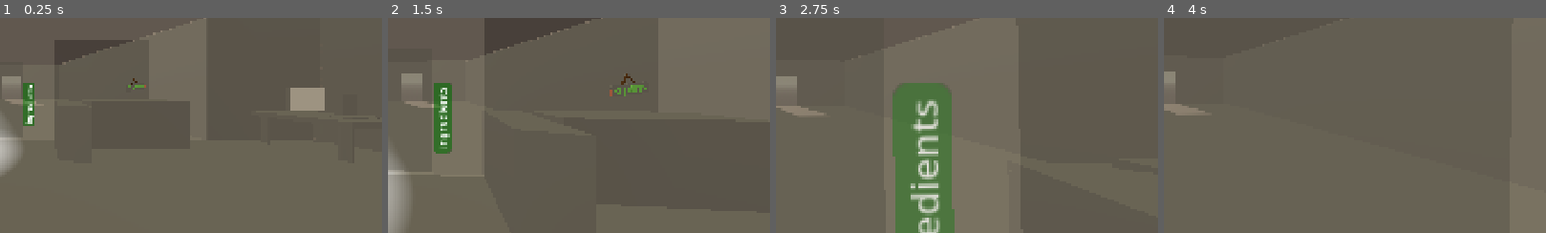
Above: before the commit, frames 1-4 (left to right).
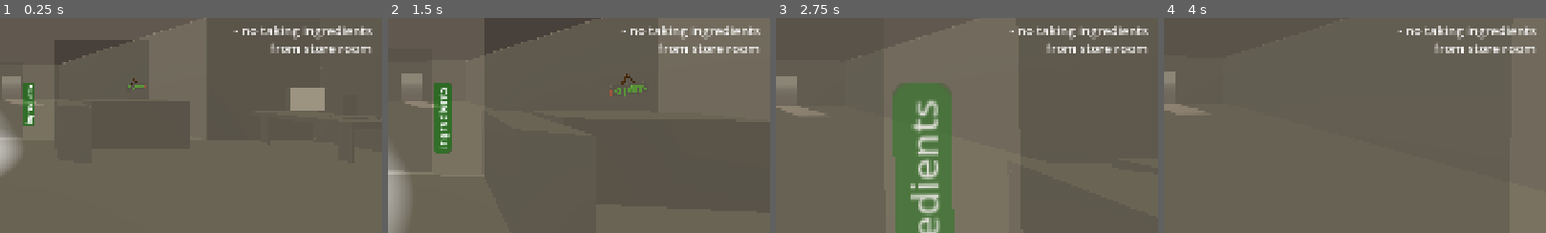
Above: after the commit, the same moments.

Repository: Sunday-Studio-Team/cafe
Game: Godot game, scene res://main.tscn
The game is run twice, just before and just after one commit, with the same random seed, the same clock (stepped at 60 frames per second) and the same inputs.
Inputs (mouse positions are % of the whole screen's width and height, from its top left):
- Up to frame 1 (0.25 s): no input
- Up to frame 2 (1.5 s): move the mouse to (55, 50) at 0.52 s; hold E (interact) 0.53-1.28 s; hold W (move_forward) from 0.53 s (still down); move the mouse to (45, 50) at 1.27 s; tap Shift (sprint) at 1.35 s
- Up to frame 3 (2.75 s): keep holding W (move_forward); move the mouse to (52, 48) at 2.02 s; tap I at 2.1 s
- Up to frame 4 (4 s): keep holding W (move_forward); move the mouse to (49, 52) at 2.77 s; tap E (interact) at 2.85 s; tap Enter at 3.5 s; move the mouse to (57, 51) at 3.52 s; hold Shift (sprint) from 3.53 s (still down)
The pictures show only the part of the screen within x 50-100%, y 35-85%; the shares and areas given below are measured in that part.

The runs differ from the first frame. In frame 1, 1.5% of the frame differs, in the area x 61-98%, y 3-17%; in frame 2, 1.4%; in frame 3, 1.5%; in frame 4, 1.4%.

Commit message:
tweaks + audio for ingredients meter stuff

Diff:
--- a/godot/ingredients_bag.tscn
+++ b/godot/ingredients_bag.tscn
@@ -4,15 +4,15 @@
 [ext_resource type="PackedScene" uid="uid://cr2t2yoape3ak" path="res://ingredients_bag_model.tscn" id="2_ernkv"]
 
 [sub_resource type="BoxShape3D" id="BoxShape3D_ernkv"]
-size = Vector3(0.2, 0.2, 0.2)
+size = Vector3(0.5, 0.5, 0.5)
 
 [node name="IngredientsBag" type="Area3D" unique_id=1055430729 node_paths=PackedStringArray("mesh")]
 script = ExtResource("1_ernkv")
 display_name = "pick up ingredients"
-mesh = NodePath("IngredientsBag")
+mesh = NodePath("IngredientsBagModel")
 metadata/_custom_type_script = "uid://cku66354bxktd"
 
-[node name="IngredientsBag" parent="." unique_id=2023250318 instance=ExtResource("2_ernkv")]
+[node name="IngredientsBagModel" parent="." unique_id=2023250318 instance=ExtResource("2_ernkv")]
 
 [node name="CollisionShape3D" type="CollisionShape3D" parent="." unique_id=1132246766]
 shape = SubResource("BoxShape3D_ernkv")
--- a/godot/ingredients_bag_model.tscn
+++ b/godot/ingredients_bag_model.tscn
@@ -9,7 +9,7 @@
 material = SubResource("StandardMaterial3D_4s4ns")
 size = Vector3(0.15, 0.15, 0.15)
 
-[node name="IngredientsBag" type="MeshInstance3D" unique_id=2023250318]
+[node name="IngredientsBagModel" type="MeshInstance3D" unique_id=2023250318]
 transform = Transform3D(-4.371139e-08, 0, -1, 0, 1, 0, 1, 0, -4.371139e-08, 0, 0, 0)
 mesh = SubResource("PrismMesh_431sx")
 
--- a/godot/machine.gd
+++ b/godot/machine.gd
@@ -16,6 +16,7 @@
 @export var fix_machine_button: Interactable
 @export var breakdown_timer: Timer
 @export var breakdown_sound: AudioStreamPlayer3D
+@export var no_ingredients_sound: AudioStreamPlayer3D
 @export var drink_customer_score_label: Label3D
 @export var ingredients_bar: ProgressBar
 @export var ing_too_low_label: Label3D
@@ -151,6 +152,9 @@
 
 func _on_order_finished() -> void:
 	ingredients -= Stats.ingredients_per_order
+	if ingredients <= Stats.ingredients_per_order:
+		Events.alert_posted.emit("❗️🫘 machine ran out of ingredients")
+		no_ingredients_sound.play()
 	completed_order = null
 	if randf() < Stats.machine_accuracy:
 		completed_order = customers_order
@@ -232,7 +236,12 @@
 	if ingredients > max_ingredients:
 		ingredients = max_ingredients
 
-	if timer.is_stopped() and not broken_down and not waiting_for_response:
+	if (
+		timer.is_stopped()
+		and customer
+		and not broken_down
+		and not waiting_for_response
+	):
 		start_order()
 
 
--- a/godot/machine.tscn
+++ b/godot/machine.tscn
@@ -6,6 +6,7 @@
 [ext_resource type="Texture2D" uid="uid://6n4q56tell6g" path="res://sprites/progress_bar/progress.png" id="4_llj37"]
 [ext_resource type="Script" uid="uid://cku66354bxktd" path="res://interactable.gd" id="5_ioi8x"]
 [ext_resource type="AudioStream" uid="uid://ctu6y7cbwdl2n" path="res://audio/machine_broke.mp3" id="6_llj37"]
+[ext_resource type="AudioStream" uid="uid://dcrkjkxu7wq8g" path="res://audio/machine_ingredients_empty.mp3" id="7_6qesk"]
 
 [sub_resource type="StandardMaterial3D" id="StandardMaterial3D_lp1hx"]
 transparency = 1
@@ -58,7 +59,7 @@
 material = SubResource("StandardMaterial3D_yuuq8")
 size = Vector3(0.15, 0.15, 0.15)
 
-[node name="Machine" type="Node3D" unique_id=1346980836 node …(285 unchanged characters)…  "breakdown_timer", "breakdown_sound", "drink_customer_score_label", "ingredients_bar", "ing_too_low_label")]
+[node name="Machine" type="Node3D" unique_id=1346980836 node …(285 unchanged characters)…  "breakdown_timer", "breakdown_sound", "no_ingredients_sound", "drink_customer_score_label", "ingredients_bar", "ing_too_low_label")]
 script = ExtResource("1_6a4ke")
 spot_for_customer = NodePath("SpotForCustomer")
 progress_indicator = NodePath("ProgressIndicator")
@@ -75,6 +76,7 @@
 fix_machine_button = NodePath("FixMachineButton")
 breakdown_timer = NodePath("BreakdownTimer")
 breakdown_sound = NodePath("BreakdownSound")
+no_ingredients_sound = NodePath("NoIngredientsSound")
 drink_customer_score_label = NodePath("DrinkCustomerScoreLabel")
 ingredients_bar = NodePath("IngredientsMeter/SubViewport/MarginContainer/ProgressBar")
 ing_too_low_label = NodePath("IngTooLow")
@@ -264,3 +266,7 @@
 stream = ExtResource("6_llj37")
 volume_db = -5.0
 max_db = 0.0
+
+[node name="NoIngredientsSound" type="AudioStreamPlayer3D" parent="." unique_id=689608729]
+stream = ExtResource("7_6qesk")
+volume_db = -5.0
--- a/godot/main.tscn
+++ b/godot/main.tscn
@@ -341,7 +341,8 @@
 
 [b][i]rules [/i][/b]
 - no running
-- no handmade drinks"
+- no handmade drinks
+- no taking ingredients from store room"
 fit_content = true
 horizontal_alignment = 2
 
--- a/godot/ui.gd
+++ b/godot/ui.gd
@@ -120,7 +120,7 @@
 	alert_tween = create_tween()
 
 	alert_indicator.text = message
-	alert_tween.tween_property(alert_indicator, ^"modulate:a", 0, 2).from(1)
+	alert_tween.tween_property(alert_indicator, "modulate:a", 0, 2).from(1)
 
 
 # they might ultimately be better separated but i combined the funcs for the ui notis when money
Not shown, added: godot/audio/machine_ingredients_empty.mp3.import
Not shown, added: godot/audio/machine_ingredients_empty.mp3
